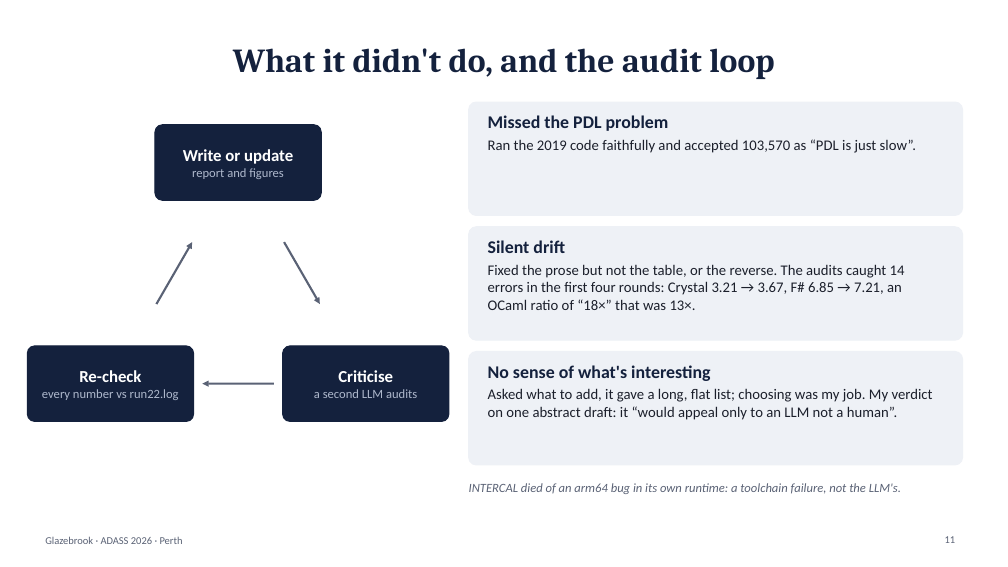
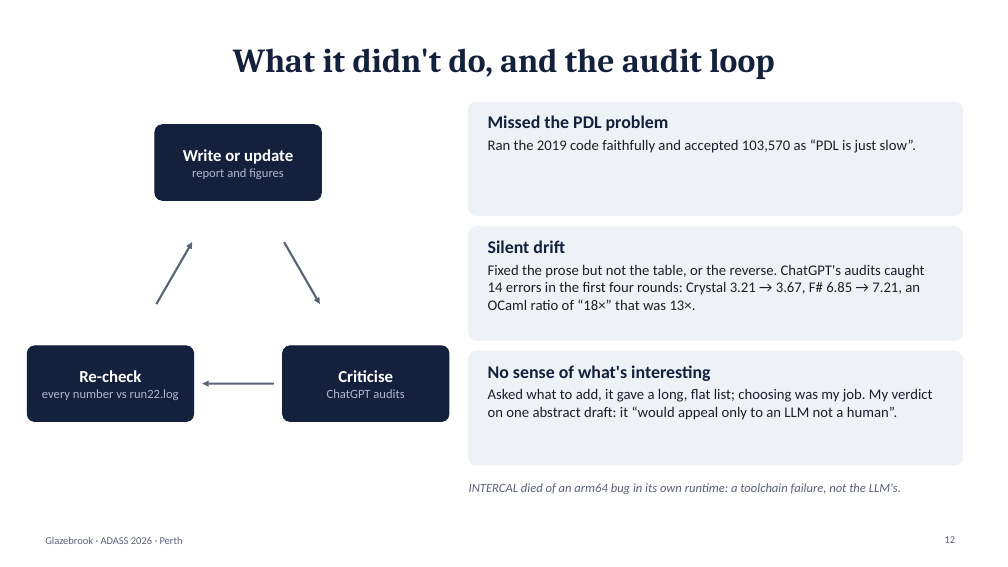
Before and after one commit to karlglazebrook/ADASS2026, a slide deck: slide 12 of talk/ADASS2026-talk.pptx (slide 11 before the commit). Drawn at 1008x567 pixels with LibreOffice and Linux fonts; fonts in the diff are those of the drawing. Boxes give left, top, right and bottom in pixels: in the first picture for what was removed or moved away, otherwise in the second. Text is boxed around its words. In the diff, an @@ line names an element or a change of style, - is before the commit and + after.

```diff
--- a/talk/ADASS2026-talk.pptx
+++ b/talk/ADASS2026-talk.pptx
@@ text at [488, 264, 924, 310]: text changed @@
-Fixed the prose but not the table, or the reverse. The audits caught 14 errors in the first four rounds: Crystal 3.21 → 3.67, F# 6.85 → 7.21, an OCaml ratio of “18×” that was 13×.
+Fixed the prose but not the table, or the reverse. ChatGPT's audits caught 14 errors in the first four rounds: Crystal 3.21 → 3.67, F# 6.85 → 7.21, an OCaml ratio of “18×” that was 13×.
@@ text at [327, 389, 404, 398]: text changed @@
-a second LLM audits
+ChatGPT audits
```
Also in this commit, not shown: 8 other slides changed, 2 slides added, 1 slide removed, 4 other files.
